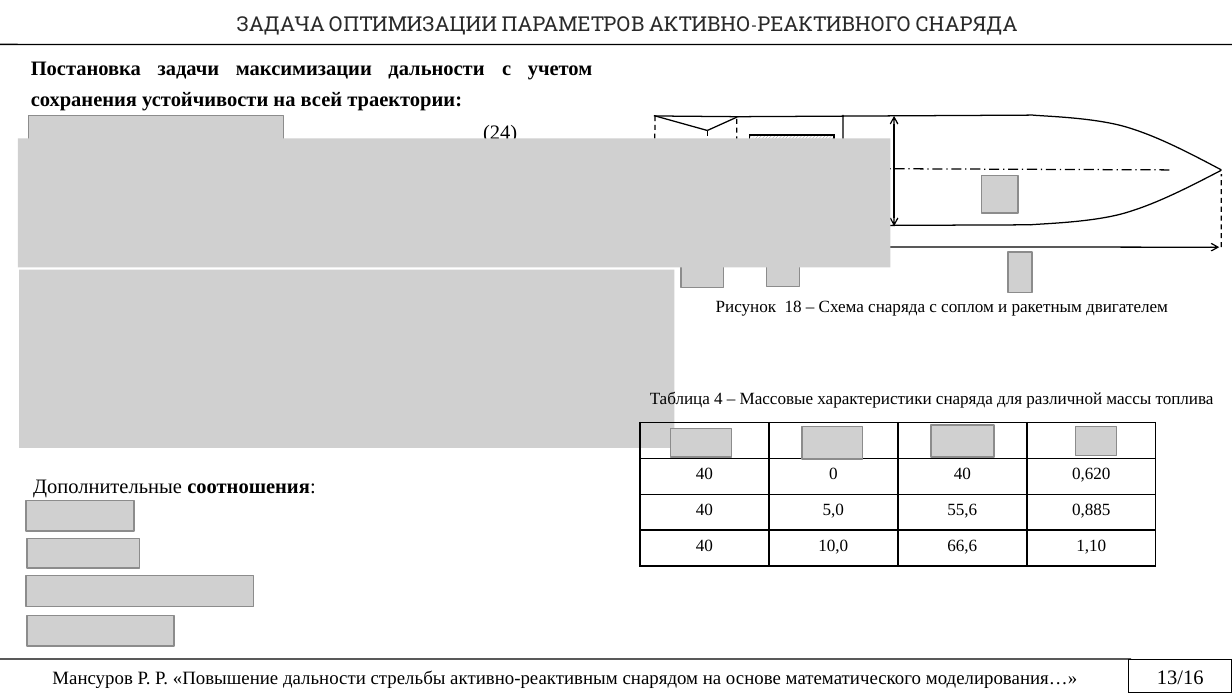
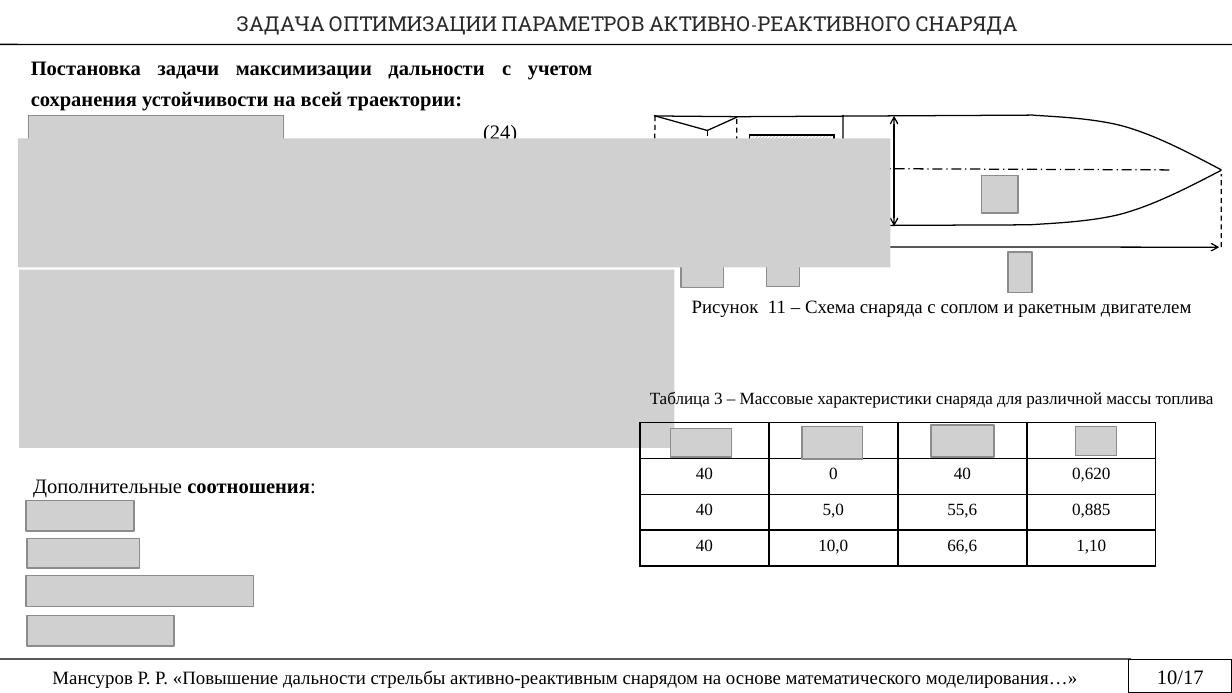
Before and after one commit to rustam-mansurov/cats, a slide deck: slide 10 of Мансуров Р.Р. — копия (2).pptx (slide 11 before the commit). Drawn at 1232x693 pixels with LibreOffice and Linux fonts; fonts in the diff are those of the drawing; grey boxes stand for pictures; background and template pictures are left out. Boxes give left, top, right and bottom in pixels: in the first picture for what was removed or moved away, otherwise in the second. Text is boxed around its words. In the diff, an @@ line names an element or a change of style, - is before the commit and + after.

```diff
--- a/Мансуров Р.Р. — копия (2).pptx
+++ b/Мансуров Р.Р. — копия (2).pptx
@@ text at box(692, 300, 1192, 317): text changed; size 10 to 11 pt @@
-Рисунок 18 – Схема снаряда с соплом и ракетным двигателем
+Рисунок 11 – Схема снаряда с соплом и ракетным двигателем
@@ text at box(650, 391, 1214, 409): text changed @@
-Таблица 4 – Массовые характеристики снаряда для различной массы топлива
+Таблица 3 – Массовые характеристики снаряда для различной массы топлива
@@ text in rectangle at box(1157, 670, 1204, 684): text changed @@
-13/16
+10/17
```
Also in this commit, not shown: 12 other slides changed, 1 slide added, 1 slide removed.
